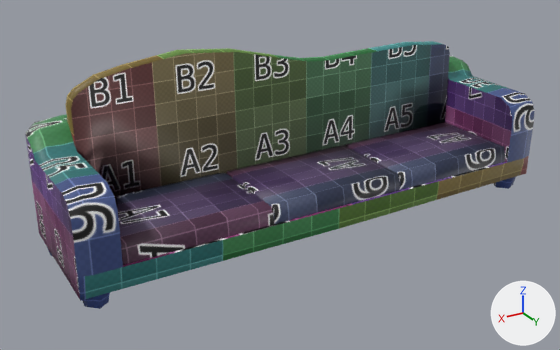
An edit to the FBX model charonsCorner/Assets/Art/models/props/alley_bench/alley_bench.fbx, drawn before and after from the same camera.
The view is the same before and after, from a camera (50 mm lens) standing at (2.72, 4.24, 2.48) and looking at (0.19, 0.01, 0.37). The axes (+X, +Y, +Z) are drawn at lower right. The lights are the same throughout. The first picture is the older version. Where no turn or scale is listed for an object, it has been applied to the vertices. Vertices at exactly the same position are counted once.

The scene before the commit, as lines of its bpy script (objects in view):
```python
me_cube_002 = bpy.data.meshes.new('Cube.002')
me_cube_002.from_pydata(...)  # 212 vertices, 230 faces; spans x -1.77..1.77, y -0.49..0.49, z -0.02..1.25
me_cube_002.materials.append(mat_material)  # picture img_untitled_png
ob_alley_bench = bpy.data.objects.new('alley_bench', me_cube_002)
ob_alley_bench.location = (0.0, 0.0, 0.0)
```
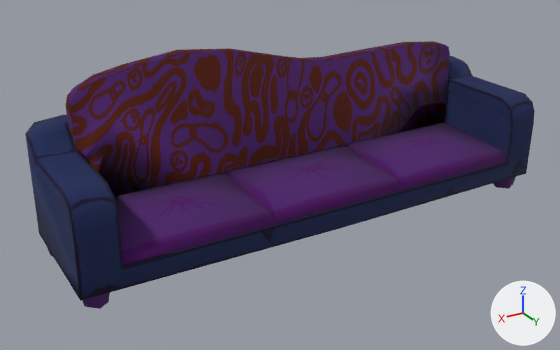
Diff of the bpy script that builds the scene:
```diff
--- a/charonsCorner/Assets/Art/models/props/alley_bench/alley_bench.fbx.py
+++ b/charonsCorner/Assets/Art/models/props/alley_bench/alley_bench.fbx.py
@@ img_untitled_005_png @@
+img_untitled_005_png = load_image('Untitled.005.png', '_unpacked/Untitled.005.png', 1024, 1024, 'sRGB')
@@ mat_material_001 @@
+mat_material_001 = principled_material('Material.001')
+mat_material_001.texture = img_untitled_005_png  # with its transparency
+mat_material_001.roughness = 1.0
@@ me_cube_002 @@
 me_cube_002.from_pydata(...)  # 212 vertices, 230 faces; spans x -1.77..1.77, y -0.49..0.49, z -0.02..1.25
 # used by ob_alley_bench; location = (0.0, 0.0, 0.0)
-me_cube_002.materials.append(mat_material)  # picture img_untitled_png
+# me_cube_002 part 1: all 9 vertices in x -1.5..1.5, y 0.15..0.45, z 0.39..0.41 are scaled about their middle by (1, 1, 3.59), then moved by (0.0, 0.0, -0.01)
+# me_cube_002 part 2: texture (UV) coordinates of 3 of 230 faces, centred in x -0.88..0.76, y 0.0..0.42, z 0.12..0.27, changed; they spanned u 0.99..0.99, v 0.5..0.57 and now span u 0.77..0.77, v 0.5..0.57
+me_cube_002.materials.append(mat_material_001)  # picture img_untitled_005_png
```

Location of each change, [x1, y1, x2, y2] in pixels of the pictures (560 x 350 px; the box of a moved part takes in the faces that stretch with it):
'alley_bench', recoloured, reshaped, surface changed (darker)
    both: [25, 41, 535, 309]
part 1 of me_cube_002, moved or reshaped
    both: [114, 122, 505, 257]
part 2 of me_cube_002, surface changed
    both: [123, 207, 342, 267]
